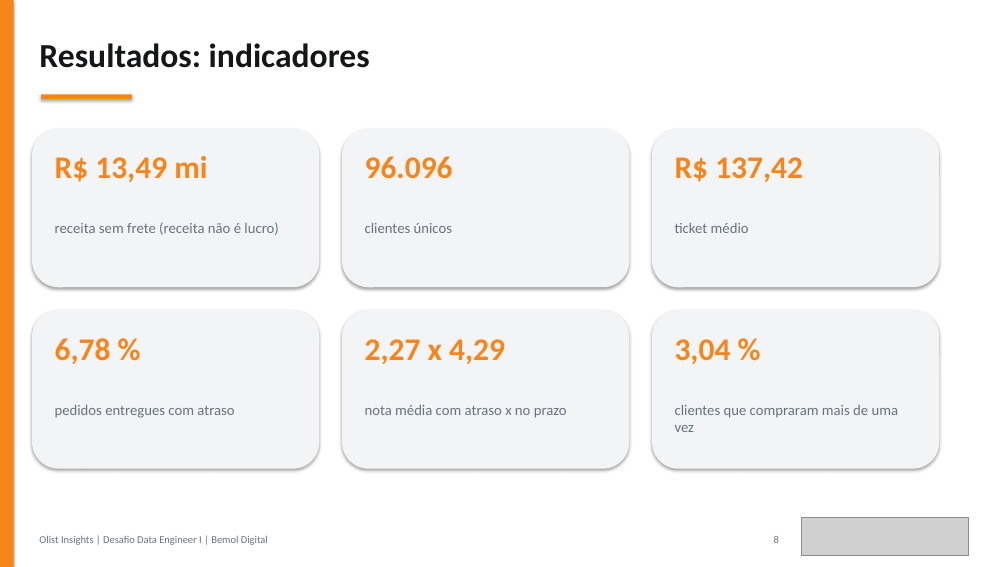
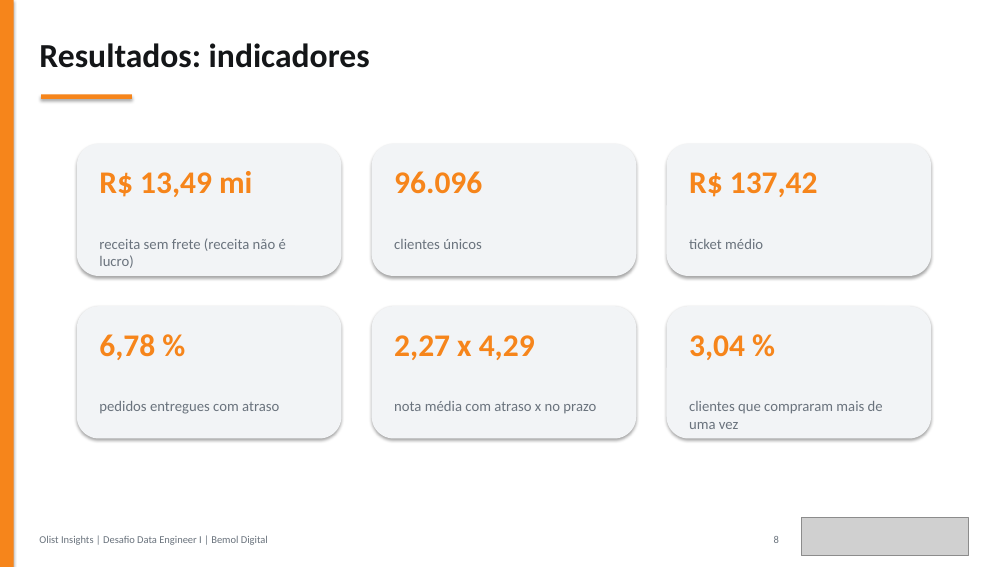
Before and after one commit to JulianaBallin/data-engineer-challenge, a slide deck: slide 8 of docs/apresentacao/apresentacao-olist.pptx. Drawn at 1008x567 pixels with LibreOffice and Linux fonts; fonts in the diff are those of the drawing; grey boxes stand for pictures. Boxes give left, top, right and bottom in pixels: in the first picture for what was removed or moved away, otherwise in the second. Text is boxed around its words. In the diff, an @@ line names an element or a change of style, - is before the commit and + after.

```diff
--- a/docs/apresentacao/apresentacao-olist.pptx
+++ b/docs/apresentacao/apresentacao-olist.pptx
@@ rounded rectangle: place and size @@
-rounded rectangle at bbox=[32, 129, 319, 287]
+rounded rectangle at bbox=[77, 144, 342, 276]
@@ rounded rectangle: place and size @@
-rounded rectangle at bbox=[342, 129, 629, 287]
+rounded rectangle at bbox=[372, 144, 637, 276]
@@ rounded rectangle: place and size @@
-rounded rectangle at bbox=[652, 129, 939, 287]
+rounded rectangle at bbox=[667, 144, 932, 276]
@@ text "R$ 13,49 mi": place and size @@
-text "R$ 13,49 mi" at bbox=[55, 156, 207, 182]
+text "R$ 13,49 mi" at bbox=[99, 171, 252, 197]
@@ text "96.096": place and size @@
-text "96.096" at bbox=[365, 156, 453, 179]
+text "96.096" at bbox=[394, 171, 482, 194]
@@ text "R$ 137,42": place and size @@
-text "R$ 137,42" at bbox=[675, 157, 803, 182]
+text "R$ 137,42" at bbox=[689, 172, 818, 197]
@@ text "receita sem frete (receita não ..." rewrapped from bbox=[55, 222, 278, 235] to bbox=[99, 238, 286, 268] @@
@@ text "clientes únicos": place and size @@
-text "clientes únicos" at bbox=[365, 223, 452, 233]
+text "clientes únicos" at bbox=[394, 239, 481, 249]
@@ text "ticket médio": place and size @@
-text "ticket médio" at bbox=[675, 223, 749, 233]
+text "ticket médio" at bbox=[689, 239, 763, 249]
@@ rounded rectangle: place and size @@
-rounded rectangle at bbox=[32, 310, 319, 469]
+rounded rectangle at bbox=[77, 306, 342, 439]
@@ text "6,78 %": place and size @@
-text "6,78 %" at bbox=[55, 338, 111, 364]
+text "6,78 %" at bbox=[99, 334, 155, 360]
@@ rounded rectangle: place and size @@
-rounded rectangle at bbox=[342, 310, 629, 469]
+rounded rectangle at bbox=[372, 306, 637, 439]
@@ text "2,27 x 4,29": place and size @@
-text "2,27 x 4,29" at bbox=[365, 339, 505, 364]
+text "2,27 x 4,29" at bbox=[394, 335, 535, 360]
@@ rounded rectangle: place and size @@
-rounded rectangle at bbox=[652, 310, 939, 469]
+rounded rectangle at bbox=[667, 306, 932, 439]
@@ text "3,04 %": place and size @@
-text "3,04 %" at bbox=[675, 339, 731, 364]
+text "3,04 %" at bbox=[689, 335, 745, 360]
@@ text "pedidos entregues com atraso": place and size @@
-text "pedidos entregues com atraso" at bbox=[55, 405, 234, 418]
+text "pedidos entregues com atraso" at bbox=[99, 401, 279, 414]
@@ text "nota média com atraso x ...": place and size @@
-text "nota média com atraso x ..." at bbox=[365, 405, 567, 418]
+text "nota média com atraso x ..." at bbox=[394, 401, 596, 413]
@@ text "clientes que compraram mais de ..." rewrapped from bbox=[675, 405, 899, 432] to bbox=[689, 401, 883, 429] @@
```
Also in this commit, not shown: 1 other slide changed, 9 other files.
